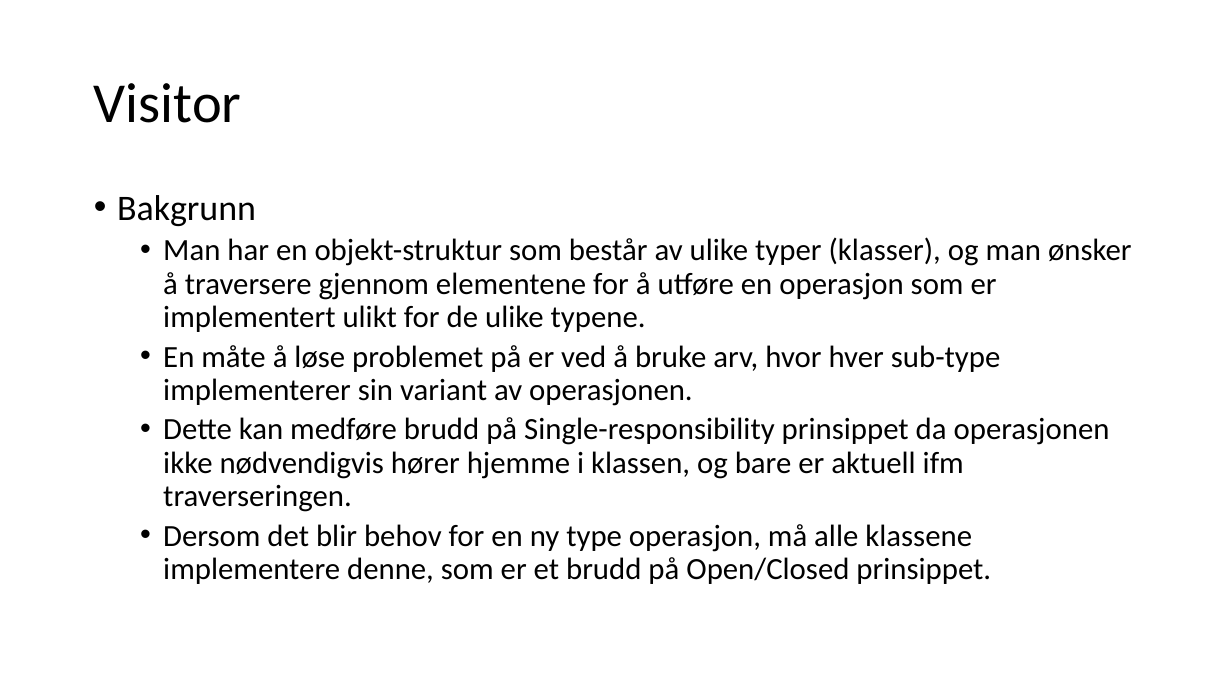
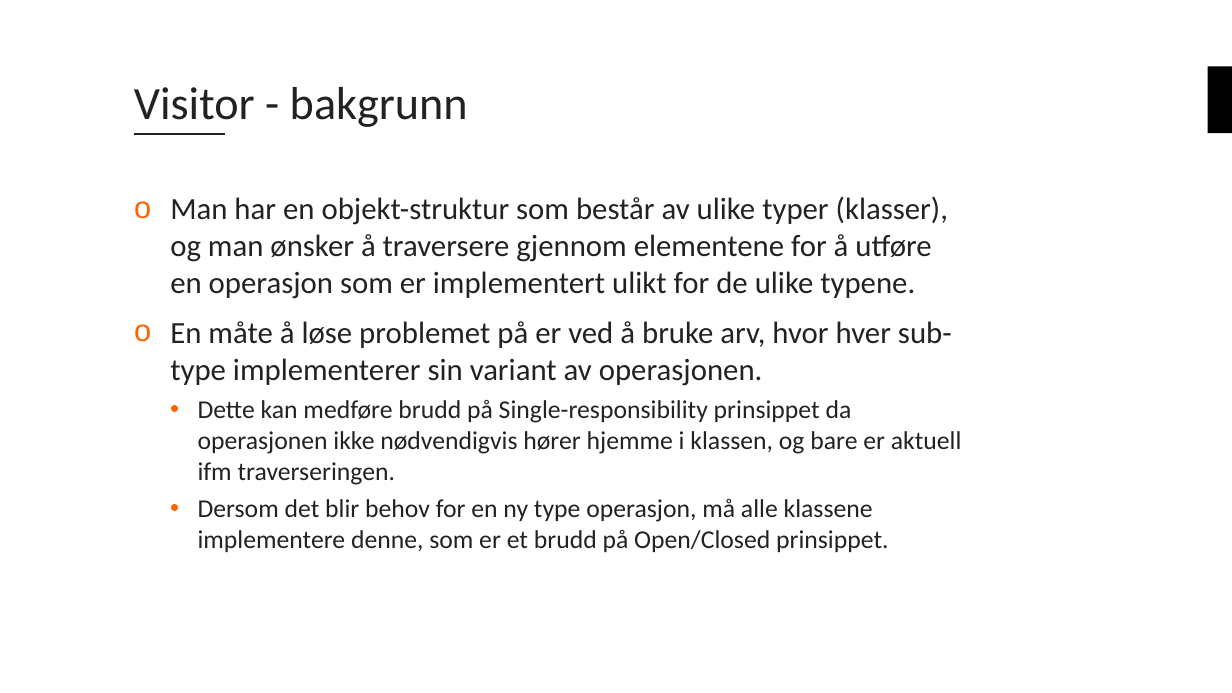
Before and after one commit to bouvet/VisitorAndStrategyPattern, a slide deck: slide 2 of Presentasjon.pptx. Drawn at 1232x693 pixels with LibreOffice and Linux fonts; fonts in the diff are those of the drawing; background and template pictures are left out. Boxes give left, top, right and bottom in pixels: in the first picture for what was removed or moved away, otherwise in the second. Text is boxed around its words. In the diff, an @@ line names an element or a change of style, - is before the commit and + after.

```diff
--- a/Presentasjon.pptx
+++ b/Presentasjon.pptx
@@ title "Visitor - bakgrunn" at bbox=[134, 87, 468, 127]: vertical alignment middle to bottom @@
@@ title at bbox=[134, 87, 468, 127]: text changed; size 44 to 36 pt; text colour #000000 to #222222 @@
-Visitor
+Visitor - bakgrunn
@@ rectangle added at bbox=[1208, 67, 1232, 133], fill #000000 @@
@@ line added from (134, 134) to (226, 134), #222222 2 pt @@
@@ text at bbox=[117, 195, 256, 226]: paragraph removed @@
-• Bakgrunn
@@ text "Man har en objekt-struktur som ...": place and size @@
-text "Man har en objekt-struktur som ..." at bbox=[117, 195, 1132, 584]
+text "Man har en objekt-struktur som ..." at bbox=[170, 196, 962, 552]
@@ text "Man har en objekt-struktur som ..." at bbox=[170, 196, 962, 552]: text colour #000000 to #222222; size 24 to 20 pt in "Dette kan medføre brudd på Single-responsibility prinsippet ...", "Dersom det blir behov for en ny ..."; bullet • to o; list level 2 to 1 in "Man har en objekt-struktur som ..."; line spacing 0.9 to 1; list level 2 to 1 in "En måte å løse problemet ..."; indent changed @@
```
Also in this commit, not shown: 5 other slides changed, 1 slide added, 1 slide removed.
